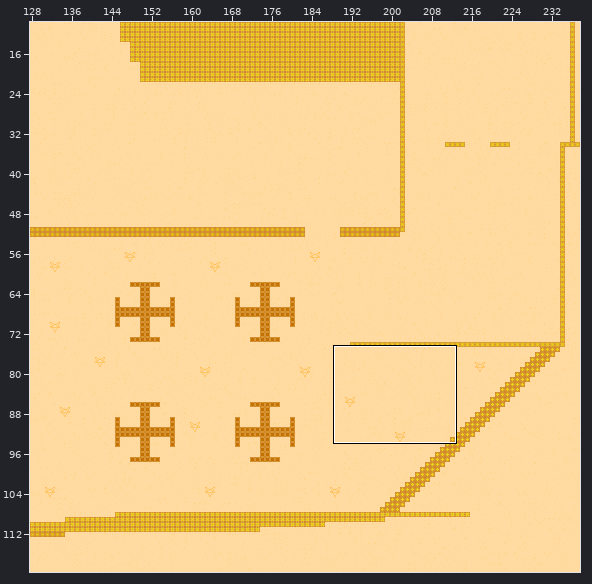
Level history. Tiled map: Assets/Ready/TileMaps/Level_21.tmx. The first picture is a wide view before the edit; the outline marks the close-up.
Close-up. Before the commit:
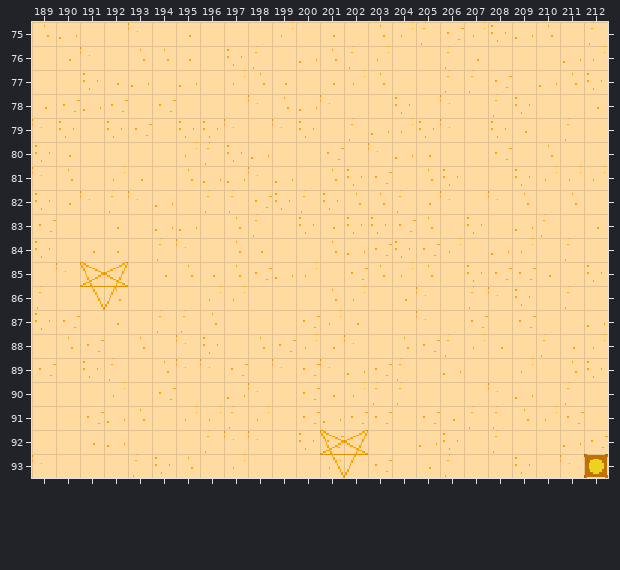
Cells are 16x16 px. Shown: x 189..212, y 75..93. The commit also changed other parts of the map, which this record leaves out.
After:
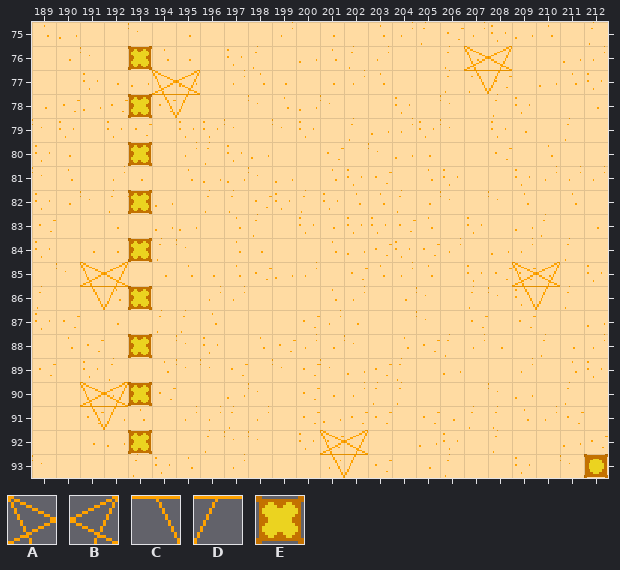
Key: from "2x_tiles": A 3, B 4, C 19, D 20, E 66.
_ is an empty cell, . an unchanged one.
Edits made:
--- layer "Signs"
@@ x 194..208 @@
-76 .............__
-77 __...........__
-78 __.............
+76 .............AB
+77 AB...........CD
+78 CD.............
@@ x 209..210 @@
-85 __
-86 __
+85 AB
+86 CD
@@ x 191..192 @@
-90 __
-91 __
+90 AB
+91 CD
--- layer "Walls"
@@ x 193..193 @@
-76 _
+76 E
@@ x 193..193 @@
-78 _
+78 E
@@ x 193..193 @@
-80 _
+80 E
@@ x 193..193 @@
-82 _
+82 E
@@ x 193..193 @@
-84 _
+84 E
@@ x 193..193 @@
-86 _
+86 E
@@ x 193..193 @@
-88 _
+88 E
@@ x 193..193 @@
-90 _
+90 E
@@ x 193..193 @@
-92 _
+92 E
